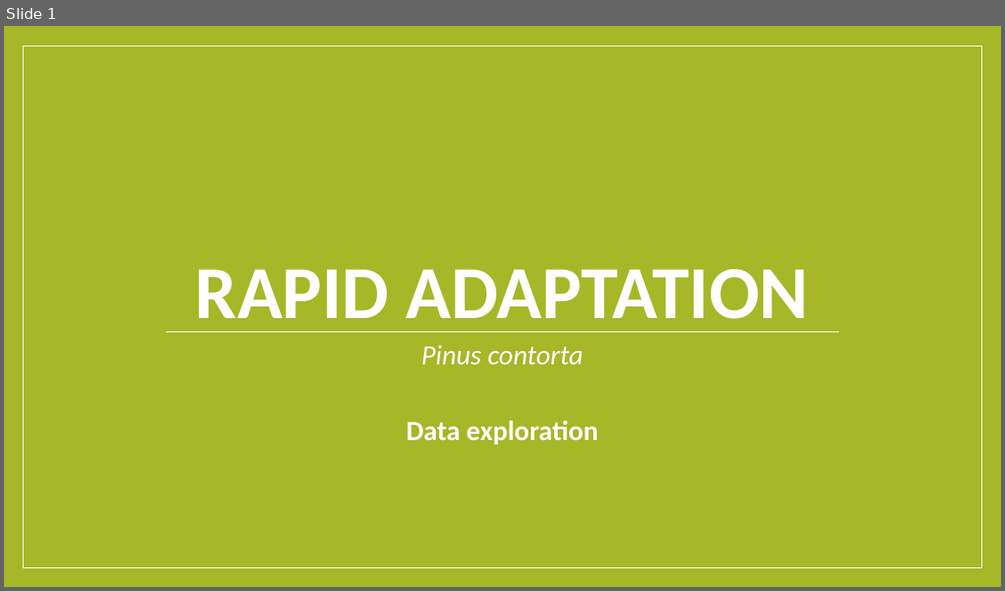
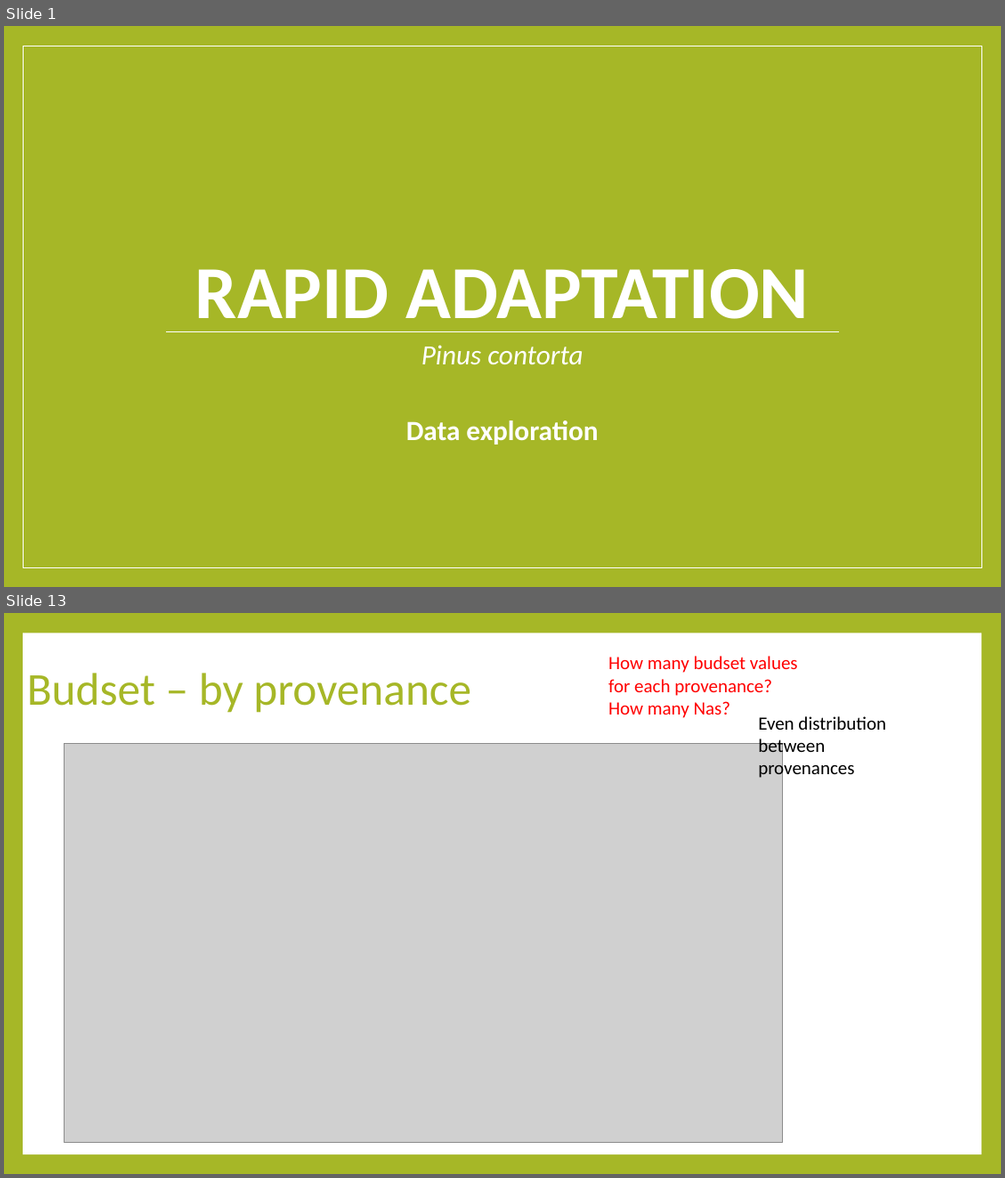
Before and after one commit to luisasenecio/RapidAdaptation, a slide deck: RapidAdaptation_DataExploration.pptx. Shown one above the other, each under a label of ours: slide 1 before the commit, slides 1 and 13 after it; the slides between them are not shown. The pictures are 1005x591 and 1005x1178 pixels, drawn with LibreOffice and Linux fonts; fonts in the diff are those of the drawing; grey boxes stand for pictures. Boxes give left, top, right and bottom in pixels: in the first picture for what was removed or moved away, otherwise in the second. Text is boxed around its words. In the diff, an @@ line names an element or a change of style, - is before the commit and + after.

```diff
--- a/RapidAdaptation_DataExploration.pptx
+++ b/RapidAdaptation_DataExploration.pptx
@@ slide 13 added at [4,613,1001,1174], background #A6B727 @@
@@ rectangle added at [23,633,981,1154], fill #FFFFFF @@
@@ text added at [608,656,798,718], 18 pt, text #FF0000 @@
+How many budset values for each provenance?
+How many Nas?
@@ title added at [27,673,471,713], 44 pt, text #A6B727 @@
+Budset – by provenance
@@ text added at [758,716,886,780], 18 pt, text #000000 @@
+Even distribution between provenances
@@ picture added at [65,744,783,1143] @@
```
Also in this commit, not shown: 1 slide changed, 13 other slides added, 2 slides removed, 17 other files.
